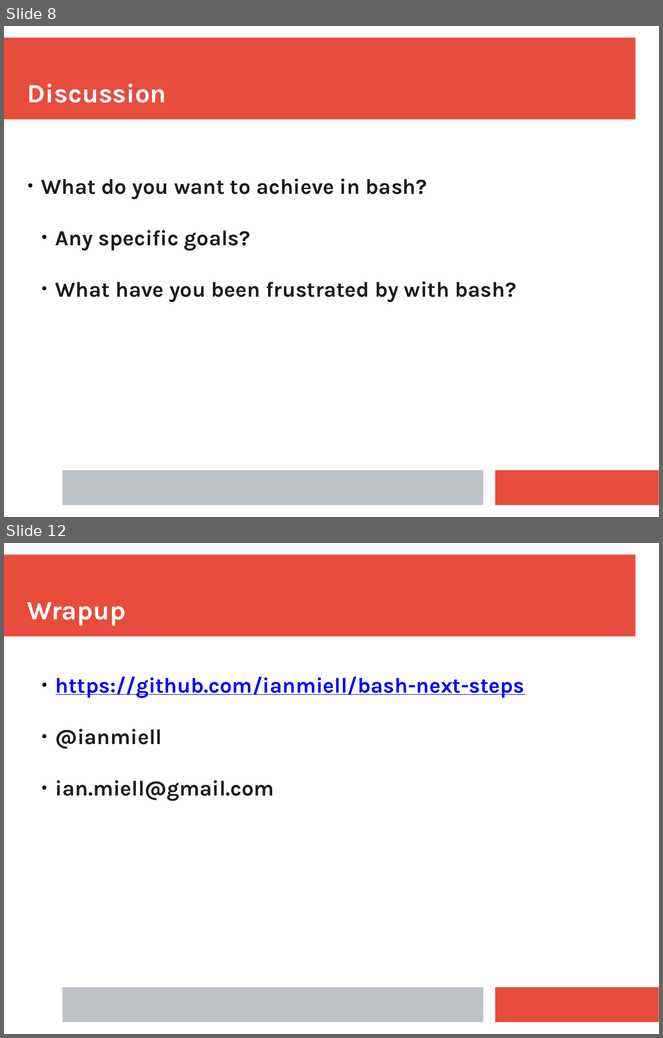
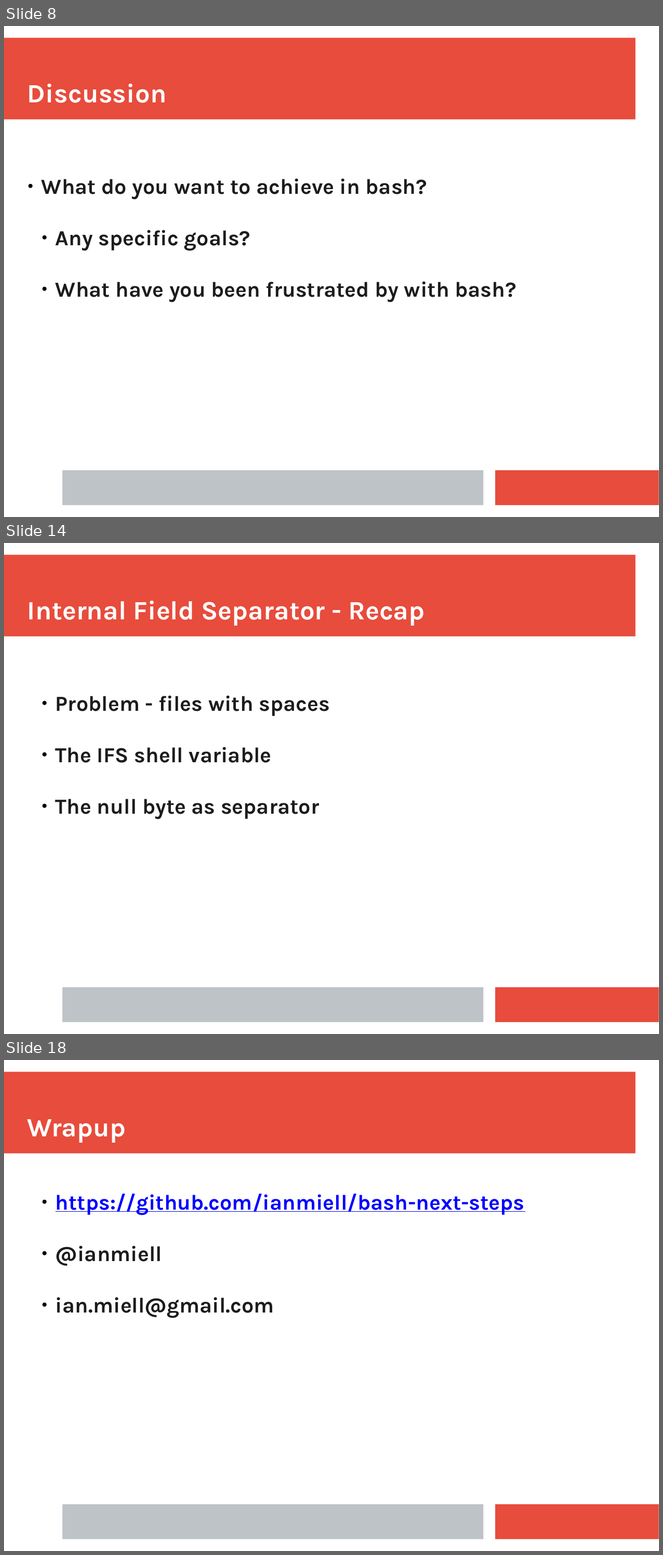
Before and after one commit to ianmiell/bash-next-steps, a slide deck: slides/bash_next_steps.pptx. Shown one above the other, each under a label of ours: slides 8 and 12 before the commit, slides 8, 14 and 18 after it; the slides between them are not shown. The pictures are 663x1038 and 663x1555 pixels, drawn with LibreOffice and Linux fonts; fonts in the diff are those of the drawing. Boxes give left, top, right and bottom in pixels: in the first picture for what was removed or moved away, otherwise in the second. Text is boxed around its words. In the diff, an @@ line names an element or a change of style, - is before the commit and + after.

```diff
--- a/slides/bash_next_steps.pptx
+++ b/slides/bash_next_steps.pptx
@@ slide 14 added at box(4, 543, 659, 1034), background #FFFFFF; not listed: 3 template elements that a slide beside it also shows @@
@@ text added at box(27, 601, 425, 626), 32 pt, text #FFFFFF, bold @@
+Internal Field Separator - Recap
@@ text added at box(55, 695, 330, 820), 26 pt, text #1C1C1C, bold @@
+  ● Problem - files with spaces
+  ● The IFS shell variable
+  ● The null byte as separator
@@ what was slide 12 is now slide 18 @@
```
Also in this commit, not shown: 3 slides changed, 5 other slides added, 1 other file.
